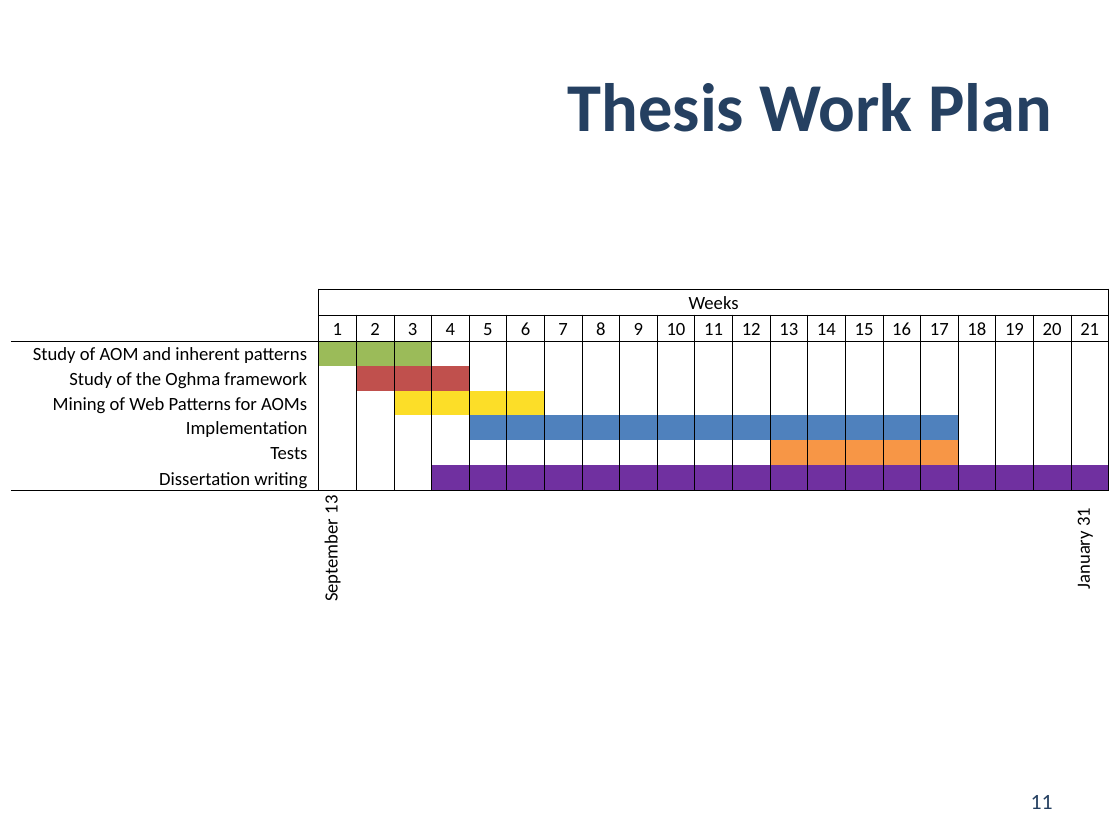
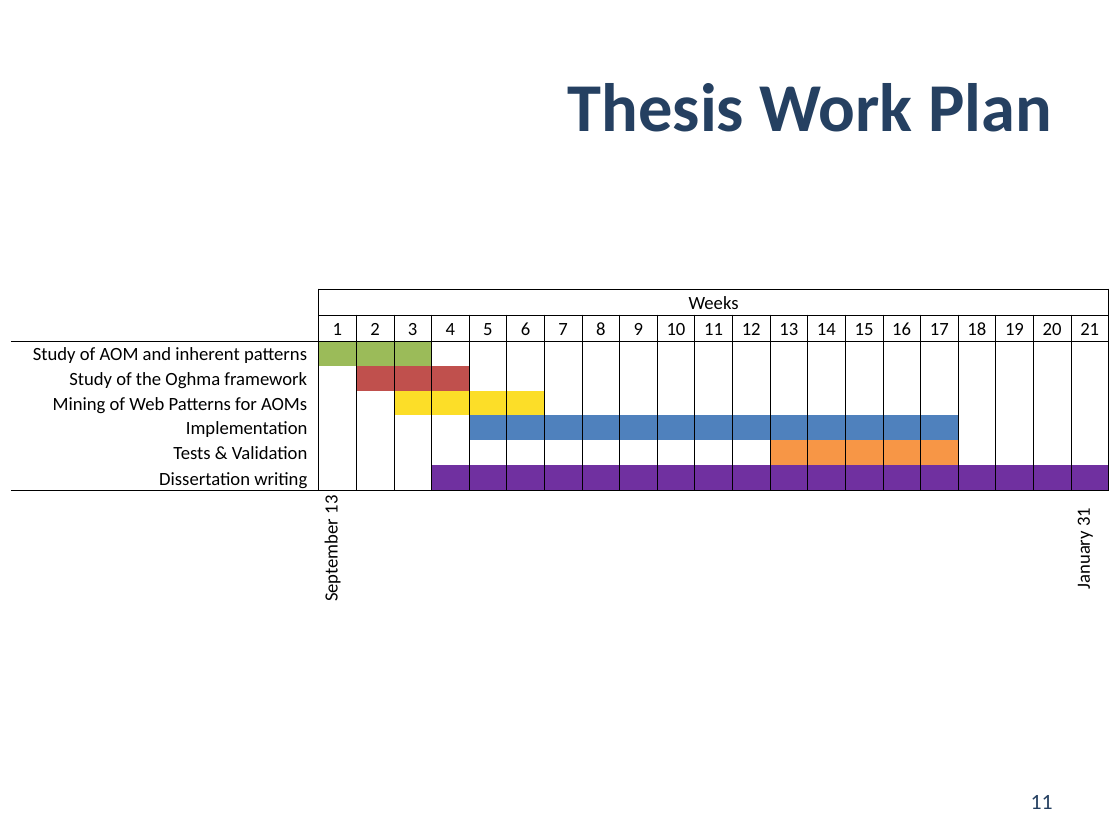
Before and after one commit to jgradim/thesis, a slide deck: slide 11 of presentations/pdis2.pptx. Drawn at 1120x840 pixels with LibreOffice and Linux fonts; fonts in the diff are those of the drawing. Boxes give left, top, right and bottom in pixels: in the first picture for what was removed or moved away, otherwise in the second. Text is boxed around its words. In the diff, an @@ line names an element or a change of style, - is before the commit and + after.

Commit message:
Updated presentation and work plan

```diff
--- a/presentations/pdis2.pptx
+++ b/presentations/pdis2.pptx
@@ table at (11, 289, 1119, 606) @@
-row 7, column 1: Tests
+row 7, column 1: Tests & Validation
```
Also in this commit, not shown: 2 other slides changed, 4 other files.
